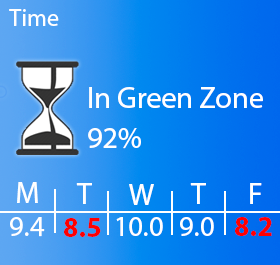
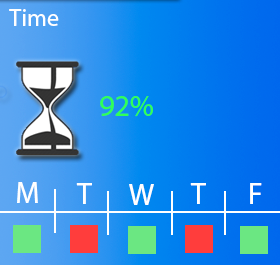
Layers edited between the first and the second 280 x 265 image:
added layer "Rectangle 1 copy 4" above "Rectangle 1 copy 3" over (70, 225, 98, 253)
added layer "Rectangle 1 copy 3" above "Rectangle 1 copy 2" over (240, 226, 268, 254)
added layer "Rectangle 1 copy 2" above "Rectangle 1 copy" over (128, 226, 156, 254)
added layer "Rectangle 1 copy" above "Rectangle 1" over (185, 225, 213, 253)
added layer "Rectangle 1" above "92%" over (13, 225, 41, 253)
painted on "92%" over (88, 96, 153, 149)
hid "8.2" over (235, 217, 272, 236)
hid "9.0" over (180, 217, 214, 236)
hid "10.0" over (116, 217, 163, 236)
hid "8.5" over (64, 218, 101, 237)
hid "9.4" over (10, 217, 45, 237)
hid "In Green Zone" over (89, 87, 263, 108)
